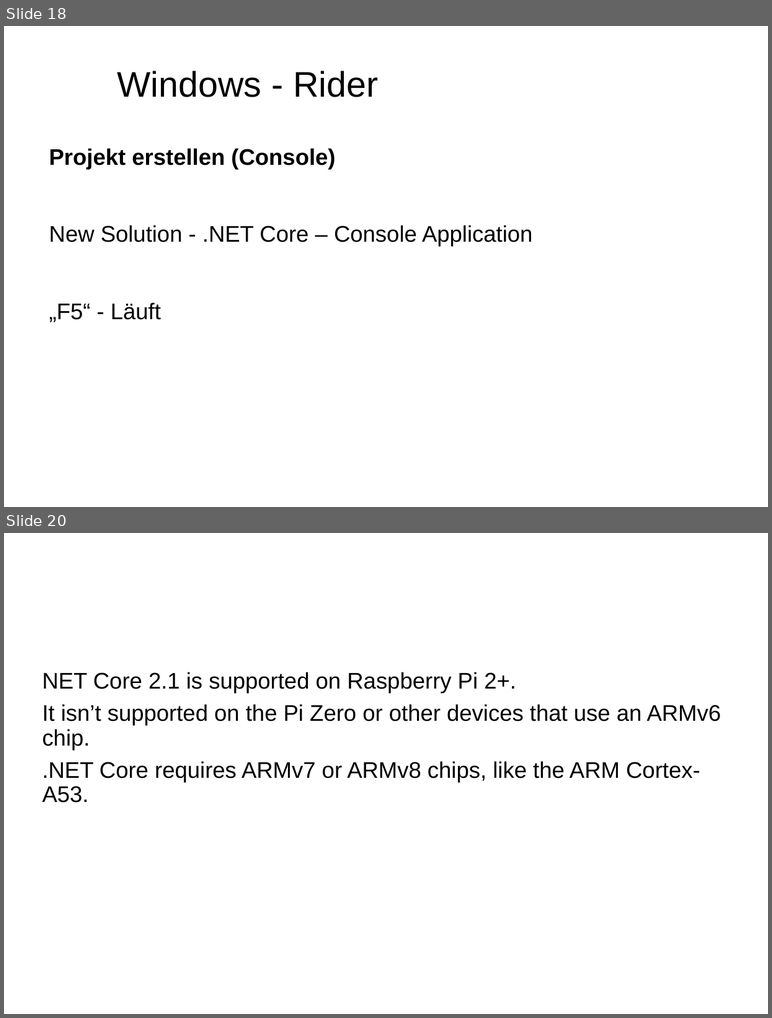
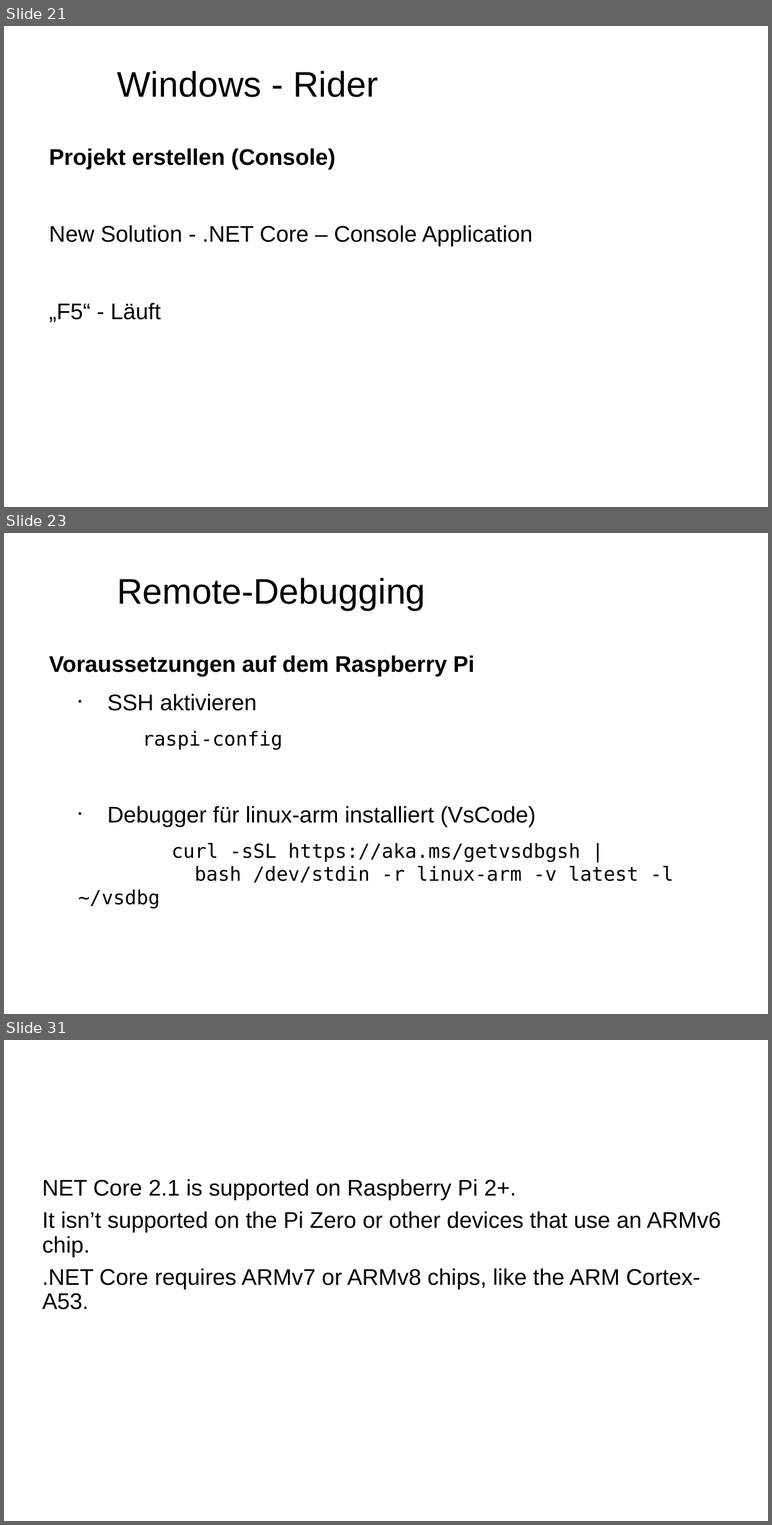
Before and after one commit to FrankPfattheicher/RaspiDotnet, a slide deck: Slides/RaspiDotnet.pptx. Shown one above the other, each under a label of ours: slides 18 and 20 before the commit, slides 21, 23 and 31 after it; the slides between them are not shown. The pictures are 772x1018 and 772x1525 pixels, drawn with LibreOffice and Linux fonts; fonts in the diff are those of the drawing; background and template pictures are left out. Boxes give left, top, right and bottom in pixels: in the first picture for what was removed or moved away, otherwise in the second. Text is boxed around its words. In the diff, an @@ line names an element or a change of style, - is before the commit and + after.

Commit message:
Remote debugging

```diff
--- a/Slides/RaspiDotnet.pptx
+++ b/Slides/RaspiDotnet.pptx
@@ slide 23 added at <box>4,533,768,1014</box>, background picture (left out) @@
@@ text added at <box>117,578,426,610</box>, 44 pt, text #000000 @@
+Remote-Debugging
@@ text added at <box>49,655,674,908</box>, 24 pt, text #000000 @@
+Voraussetzungen auf dem Raspberry Pi
+  • SSH aktivieren
+    raspi-config
+  • Debugger für linux-arm installiert (VsCode)
+  curl -sSL https://aka.ms/getvsdbgsh |
+  bash /dev/stdin -r linux-arm -v latest -l ~/vsdbg
@@ what was slide 18 is now slide 21 @@
@@ what was slide 20 is now slide 31 @@
```
Also in this commit, not shown: 2 slides changed, 9 other slides added, 6 other files.
